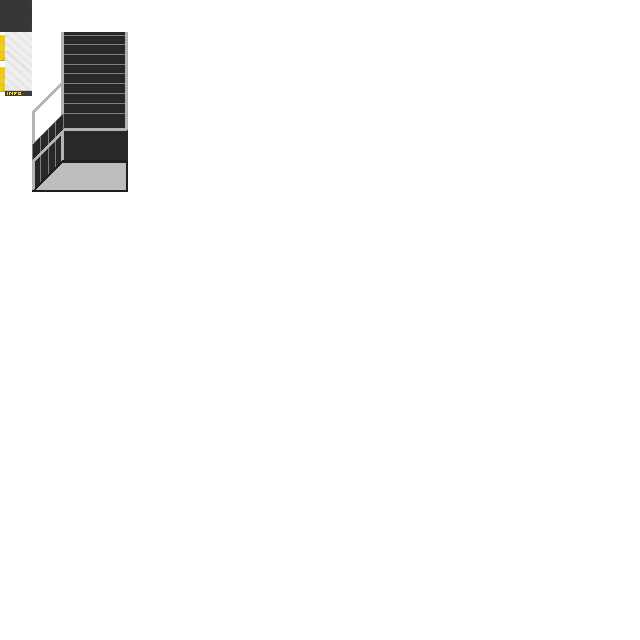
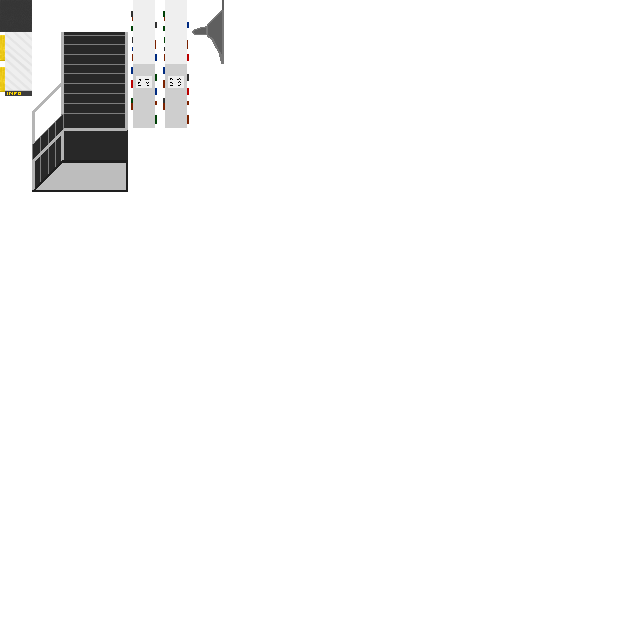
Comparing the layer stacks of the two w=640, h=640 images. Changes:
painted on "Hintergrund" over [131,0,224,128]
